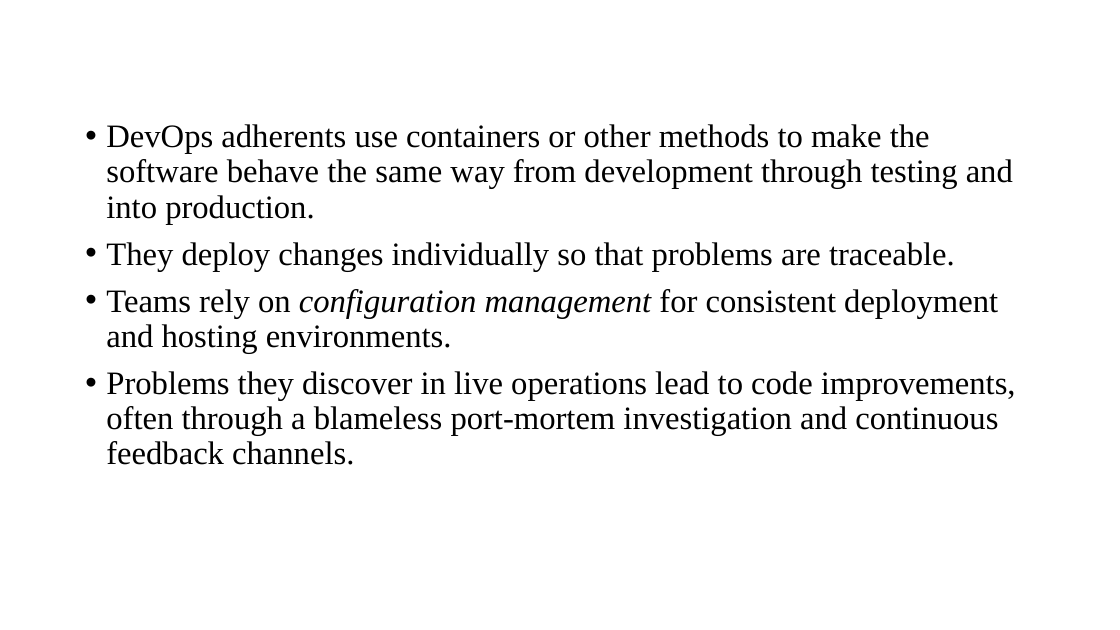
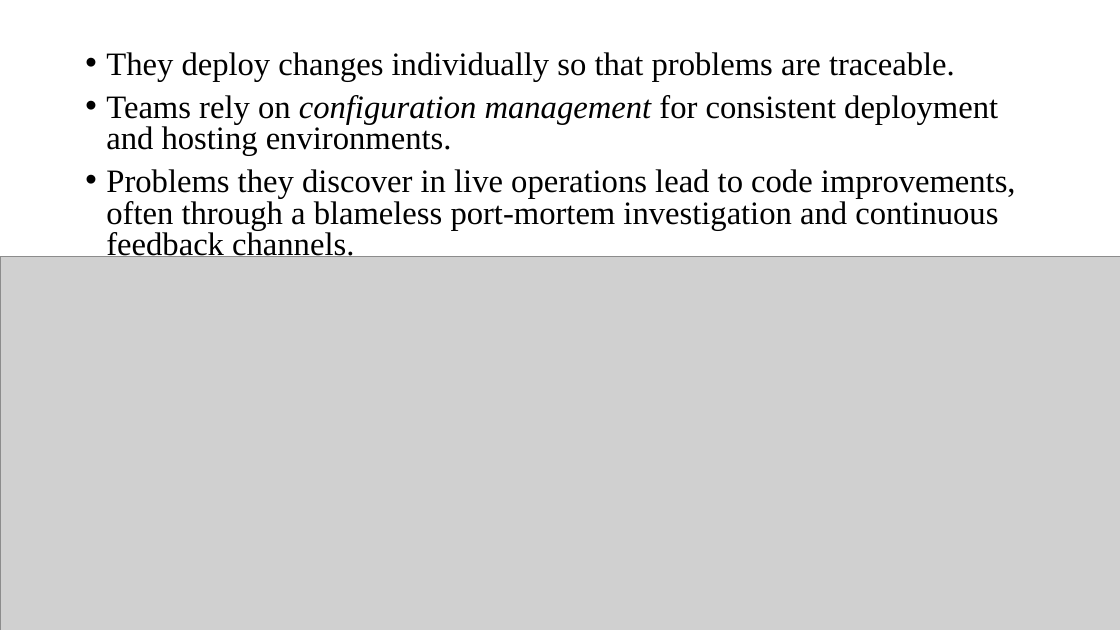
Before and after one commit to TechieeRishi/SEISAII-DevOps, a slide deck: slide 7 of Software Engineering ISA II DevOps - S19-412^0S19-205.pptx. Drawn at 1120x630 pixels with LibreOffice and Linux fonts; fonts in the diff are those of the drawing; grey boxes stand for pictures. Boxes give left, top, right and bottom in pixels: in the first picture for what was removed or moved away, otherwise in the second. Text is boxed around its words. In the diff, an @@ line names an element or a change of style, - is before the commit and + after.

```diff
--- a/Software Engineering ISA II DevOps - S19-412^0S19-205.pptx
+++ b/Software Engineering ISA II DevOps - S19-412^0S19-205.pptx
@@ text "They deploy changes individually so ...": place and size @@
-text "They deploy changes individually so ..." at [106,124,1016,465]
+text "They deploy changes individually so ..." at [106,52,1016,261]
@@ text "They deploy changes individually so ..." at [106,52,1016,261]: line spacing 0.9 to 0.8 @@
@@ text at [106,124,1013,224]: paragraph removed @@
-• DevOps adherents use containers or other methods to make the software behave the same way from development through testing and into production.
@@ picture added at [0,256,1120,630] @@
```
Also in this commit, not shown: 1 other slide changed.
